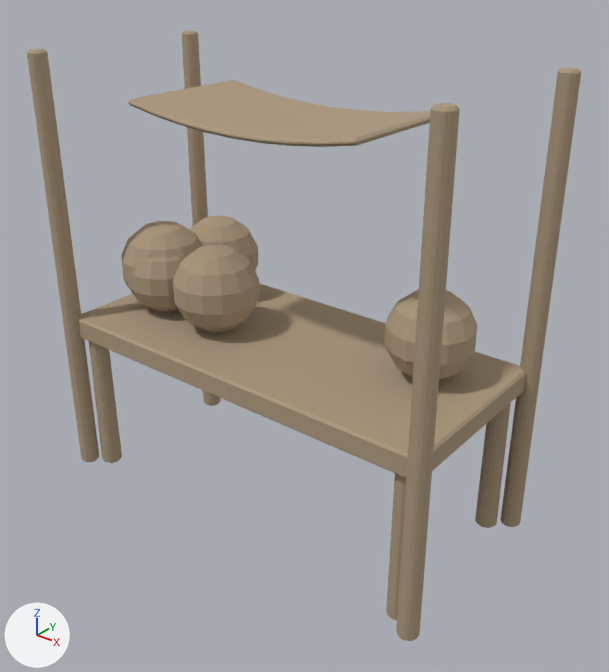
Two versions of the glTF model assets/models/p_stall.glb, one commit apart.
One viewpoint serves both versions: a 50 mm camera at (2.49, -2.97, 2.82) aimed at (0.12, -0.01, 0.98). Every picture has the same lights, and +X, +Y and +Z are marked at lower left. The picture after the commit comes second. Vertices at exactly the same position are counted once.

In view in the first picture: 'stall'.
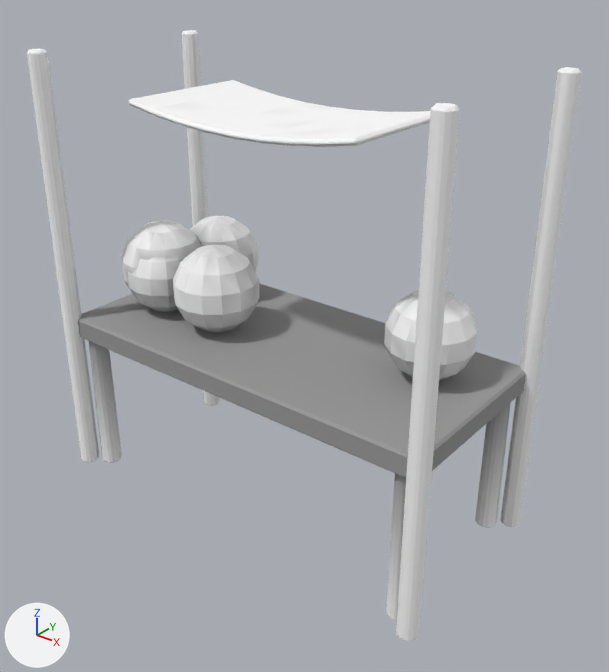
The change, as a list of edits to the scene's bpy script:
```text
Change mat_stall:
    remove n2 = _N.new('ShaderNodeMix'); n2.name = 'Mix'
    remove n2.data_type = 'RGBA'
    remove n2.blend_type = 'MULTIPLY'
    remove n2.inputs[0].default_value = 1.0  # 'Factor'
    remove n2.inputs[7].default_value = (0.42, 0.32, 0.21, 1.0)  # 'B', beige #ad997e
    where n0 = _N.new('ShaderNodeBsdfPrincipled'); n0.name = 'Principled BSDF'
    where n3 = _N.new('ShaderNodeVertexColor'); n3.name = 'Color Attribute'
    remove _L.new(n2.outputs[2], n0.inputs[0])  # 'Result' to 'Base Color'
    remove _L.new(n3.outputs[0], n2.inputs[6])  # 'Color' to 'A'
    add _L.new(n3.outputs[0], n0.inputs[0])  # 'Color' to 'Base Color'
Change me_cube:
    where me_cube.from_pydata(...)  # 1006 vertices, 1952 faces; spans x -1.15..1.15, y -0.55..0.55, z 0.0..2.3
    used by ob_stall; location = (0.0, 0.0, 0.0)
    me_cube part 1: 1550 kept faces spanning x -1.15..1.14, y -0.55..0.55, z 0.0..2.3 get new vertex colours
```

What differs and where, as boxes [x1, y1, x2, y2] in the pictures (609 x 672 px):
'stall', recoloured, surface changed (lighter)
    both: [27, 30, 581, 641]
part 1 of me_cube, recoloured (lighter)
    both: [30, 32, 573, 632]
